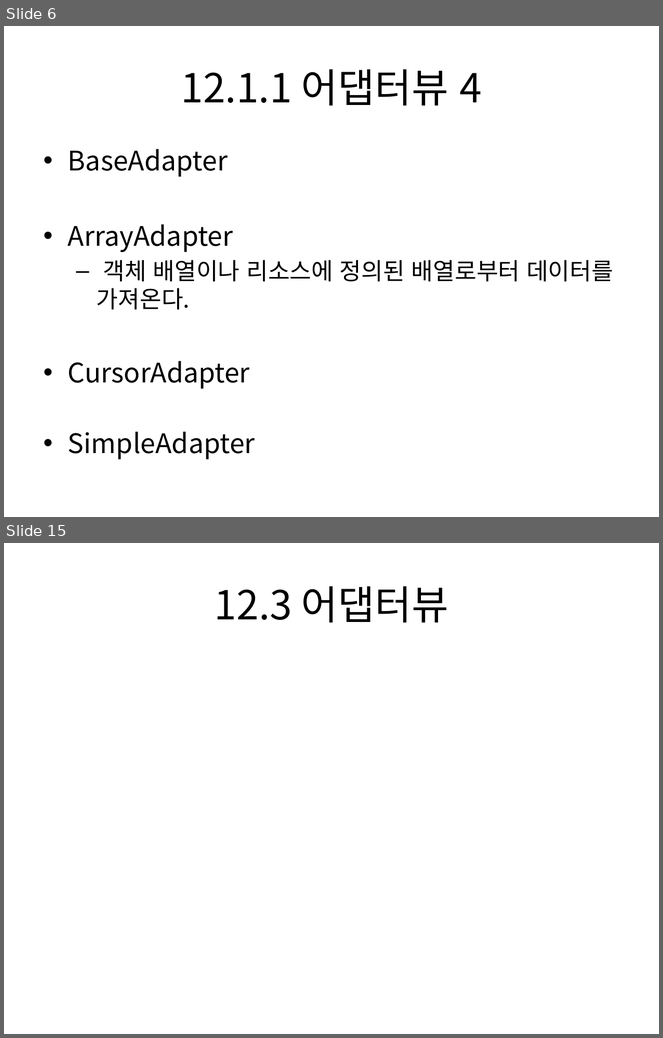
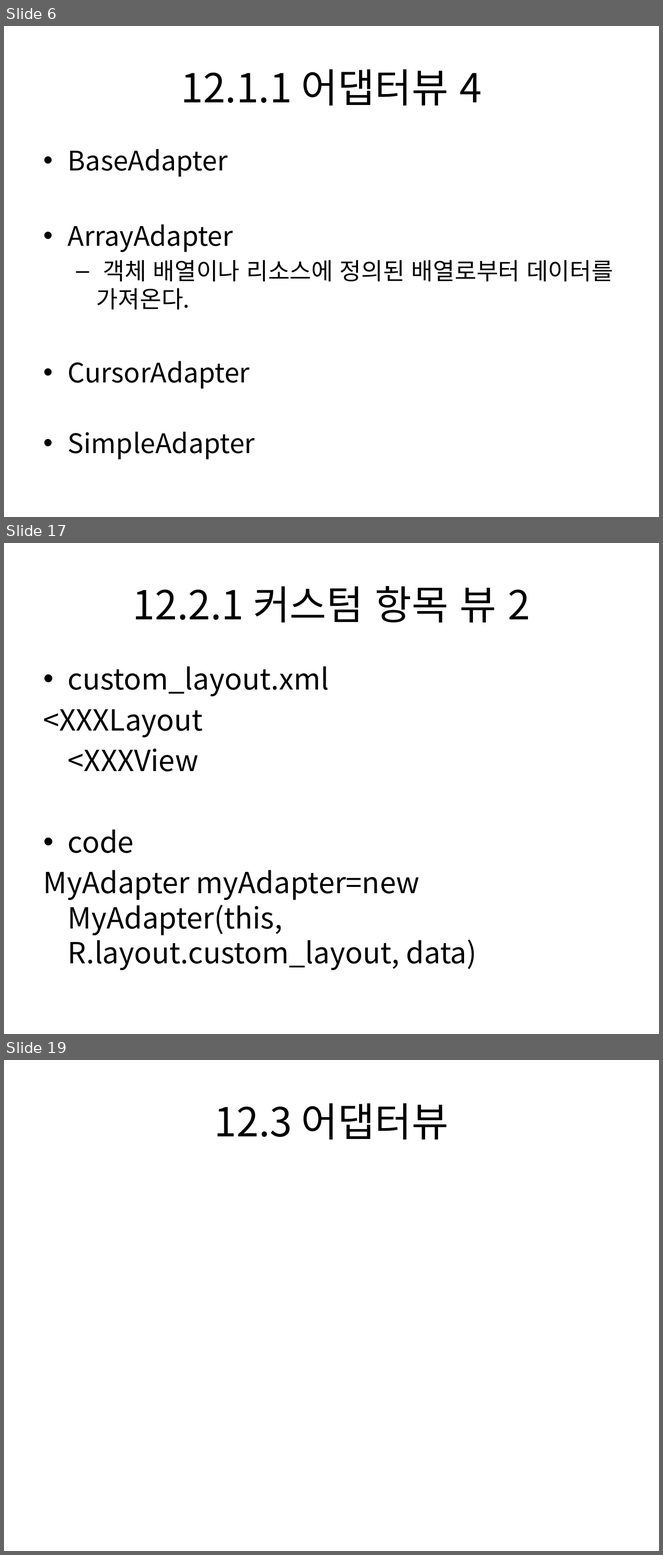
Before and after one commit to dummyFirst/NHK_Japanese, a slide deck: Android/안드로이드 프로그래밍 정복/Chapter12 어댑터뷰.pptx. Shown one above the other, each under a label of ours: slides 6 and 15 before the commit, slides 6, 17 and 19 after it; the slides between them are not shown. The pictures are 663x1038 and 663x1555 pixels, drawn with LibreOffice and Linux fonts; fonts in the diff are those of the drawing. Boxes give left, top, right and bottom in pixels: in the first picture for what was removed or moved away, otherwise in the second. Text is boxed around its words. In the diff, an @@ line names an element or a change of style, - is before the commit and + after.

Commit message:
Add 커스텀 항목 뷰

```diff
--- a/Android/안드로이드 프로그래밍 정복/Chapter12 어댑터뷰.pptx
+++ b/Android/안드로이드 프로그래밍 정복/Chapter12 어댑터뷰.pptx
@@ slide 17 added at box(4, 543, 659, 1034), background #FFFFFF @@
@@ title added at box(133, 586, 530, 623), 44 pt, text #000000 @@
+12.2.1 커스텀 항목 뷰 2
@@ text added at box(44, 666, 477, 970), 32 pt, text #000000 @@
+• custom_layout.xml
+<XXXLayout
+<XXXView
+• code
+MyAdapter myAdapter=new MyAdapter(this, R.layout.custom_layout, data)
@@ what was slide 15 is now slide 19 @@
```
Also in this commit, not shown: 8 slides changed, 3 other slides added.
